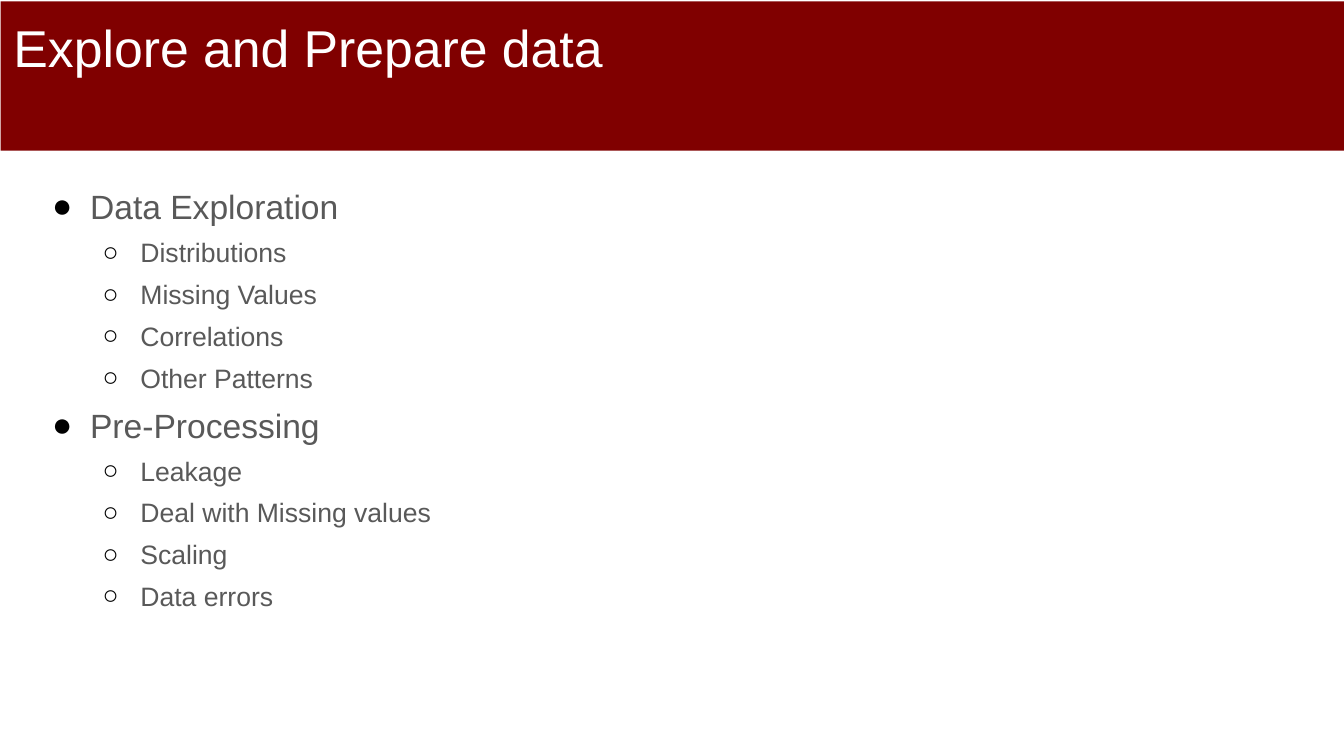
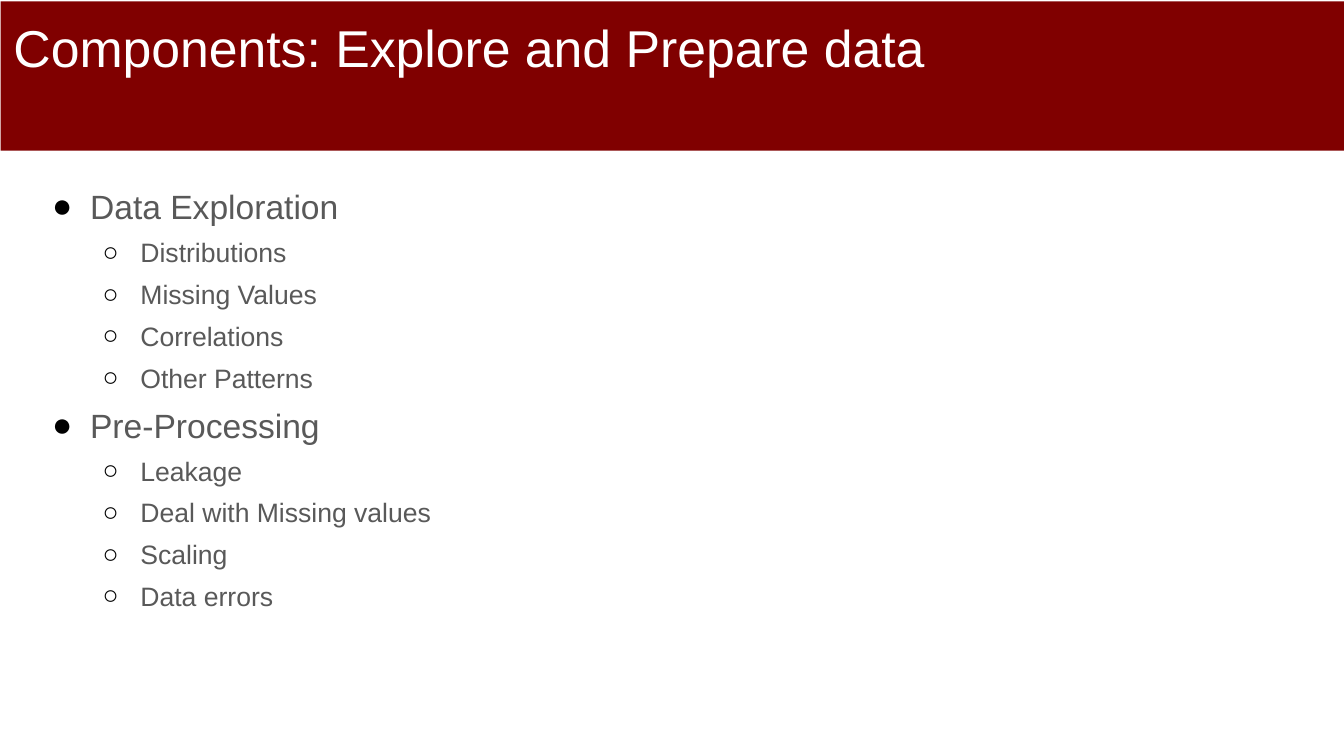
Before and after one commit to dssg/mlforpublicpolicylab, a slide deck: slide 11 of 04 - Machine Learning Pipelines/Machine-Learning-Pipelines.pptx. Drawn at 1344x756 pixels with LibreOffice and Linux fonts; fonts in the diff are those of the drawing. Boxes give left, top, right and bottom in pixels: in the first picture for what was removed or moved away, otherwise in the second. Text is boxed around its words. In the diff, an @@ line names an element or a change of style, - is before the commit and + after.

```diff
--- a/04 - Machine Learning Pipelines/Machine-Learning-Pipelines.pptx
+++ b/04 - Machine Learning Pipelines/Machine-Learning-Pipelines.pptx
@@ title at (13,29,925,78): text changed @@
-Explore and Prepare data
+Components: Explore and Prepare data
```
Also in this commit, not shown: 9 other slides changed.
